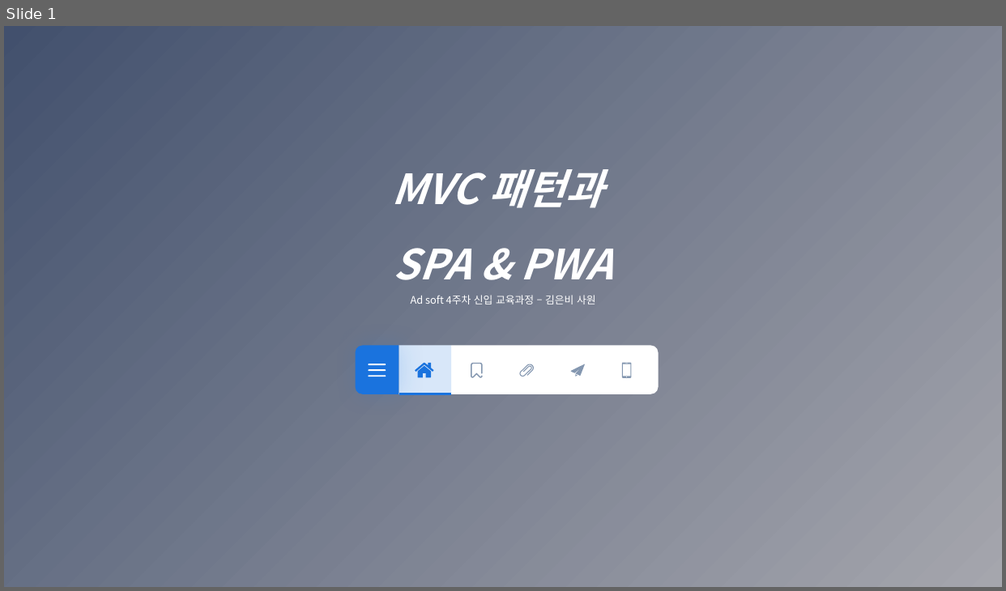
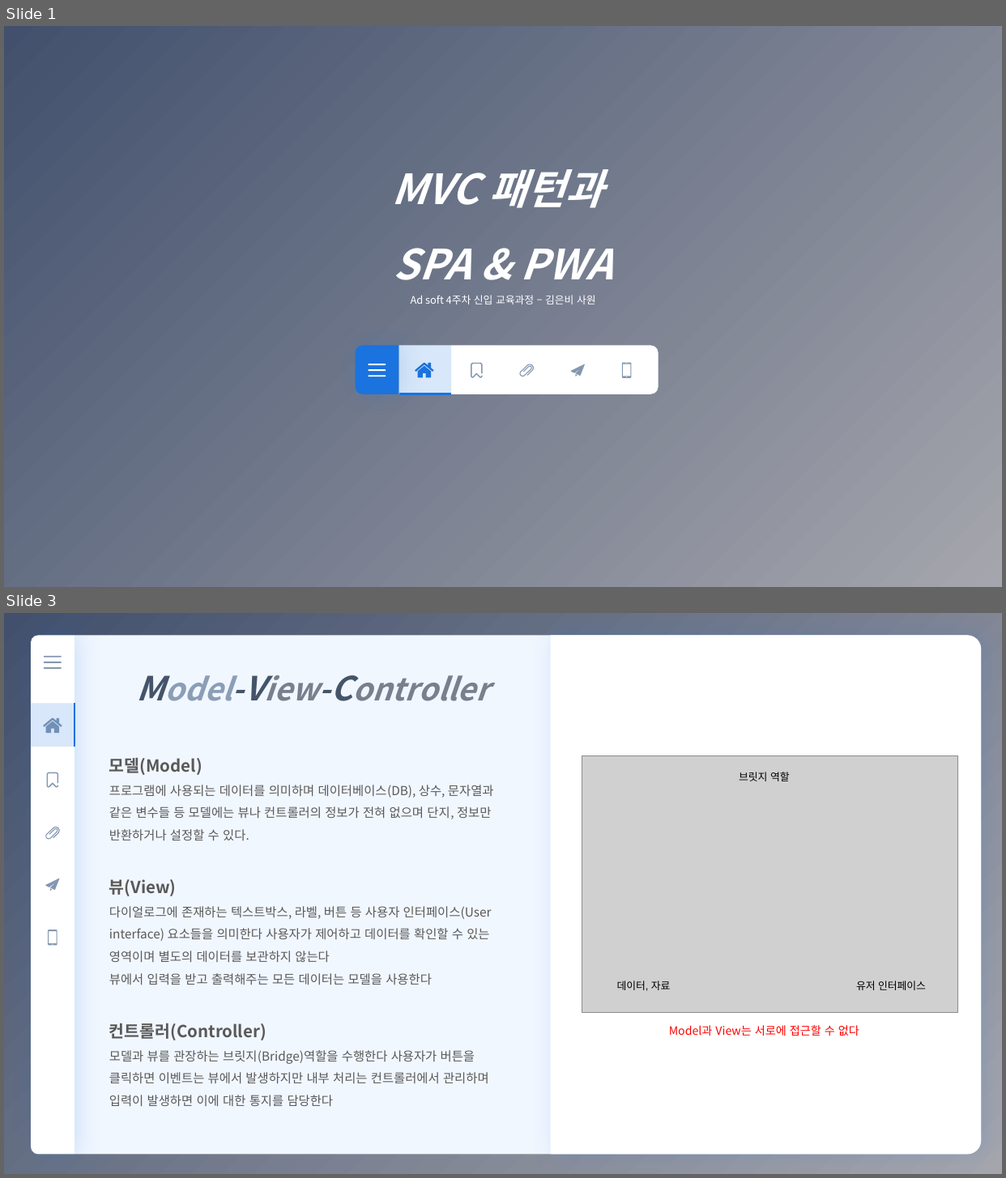
Before and after one commit to eunbee-kim/dmsql1471, a slide deck: 교육/4주차_MVC_SPA_PWA.pptx. Shown one above the other, each under a label of ours: slide 1 before the commit, slides 1 and 3 after it; the slides between them are not shown. The pictures are 1006x591 and 1006x1178 pixels, drawn with LibreOffice and Linux fonts; fonts in the diff are those of the drawing; grey boxes stand for pictures. Boxes give left, top, right and bottom in pixels: in the first picture for what was removed or moved away, otherwise in the second. Text is boxed around its words. In the diff, an @@ line names an element or a change of style, - is before the commit and + after.

```diff
--- a/교육/4주차_MVC_SPA_PWA.pptx
+++ b/교육/4주차_MVC_SPA_PWA.pptx
@@ slide 3 added at (4,613,1002,1174), background gradient #42506D to #A5A6AD @@
@@ round same rect added at (74,636,982,1155), fill #F1F7FF @@
@@ round same rect added at (551,635,982,1155), fill #FFFFFF @@
@@ group added at (31,635,74,1154): 6 freeform shapes, 3 rounded rectangles, 1 round same rect @@
@@ table added at (31,703,74,747), 1 rows, 1 columns @@
+
@@ text added at (109,758,266,1041), 30 pt, text #78808D, bold, italic @@
+Model-View-Controller
@@ text added at (109,758,494,1106), 12 pt, text #595959 @@
+모델(Model)
+프로그램에 사용되는 데이터를 의미하며 데이터베이스(DB), 상수, 문자열과 같은 변수들 등 모델에는 뷰나 컨트롤러의 정보가 전혀 없으며 단지, 정보만 반환하거나 설정할 수 있다.
+뷰(View)
+다이얼로그에 존재하는 텍스트박스, 라벨, 버튼 등 사용자 인터페이스(User interface) 요소들을 의미한다 사용자가 제어하고 데이터를 확인할 수 있는 영역이며 별도의 데이터를 보관하지 않는다
+뷰에서 입력을 받고 출력해주는 모든 데이터는 모델을 사용한다
+컨트롤러(Controller)
+모델과 뷰를 관장하는 브릿지(Bridge)역할을 수행한다 사용자가 버튼을 클릭하면 이벤트는 뷰에서 발생하지만 내부 처리는 컨트롤러에서 관리하며 입력이 발생하면 이에 대한 통지를 담당한다
@@ picture added at (582,756,958,1013) @@
@@ text added at (739,772,790,781), 10 pt, text #000000 @@
+브릿지 역할
@@ text added at (617,981,671,991), 10 pt, text #000000 @@
+데이터, 자료
@@ text added at (856,981,926,990), 10 pt, text #000000 @@
+유저 인터페이스
@@ text added at (669,1025,859,1036), 11 pt, text #FF0000 @@
+Model과 View는 서로에 접근할 수 없다
```
Also in this commit, not shown: 1 slide changed, 4 other slides added, 2 other files.
